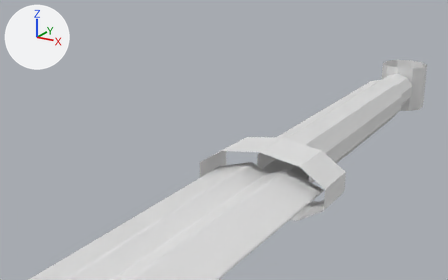
Renders of the Blender file tutorial_sword.blend from each side of a commit.
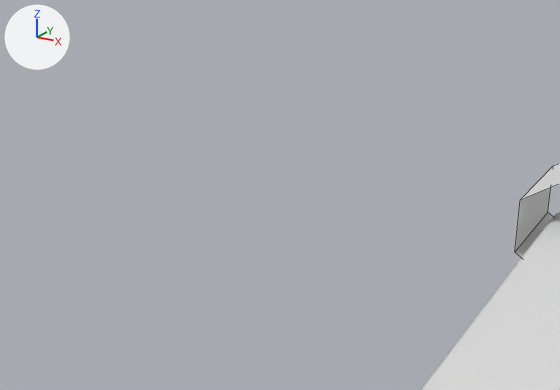
Old and new are each drawn whole from a camera (50 mm lens) standing at (1.004, 3.828, 0.897) and looking at (-0.545, 6.365, -0.103) and again close up from a camera (50 mm lens) standing at (-0.008, 4.648, 0.4) and looking at (-0.546, 5.53, 0.052). The axes (+X, +Y, +Z) are drawn at upper left. The lights are the same throughout. The close-ups show mesh edges as thin lines.

Script lines for the objects in view, before the commit:
```python
me_cube = bpy.data.meshes.new('Cube')
me_cube.from_pydata(...)  # 81 vertices, 72 faces; spans x -1.0..1.0, y -1.0..5.8, z -0.72..0.72
me_cube.polygons.foreach_set('use_smooth', [True] * 72)
me_cube.materials.append(mat_material)  # white #e7e7e7
me_cylinder_001 = bpy.data.meshes.new('Cylinder.001')
me_cylinder_001.from_pydata(...)  # 20 vertices, 10 faces; spans x -0.95..0.95, y -1.0..1.0, z -1.0..1.0
ob_cube = bpy.data.objects.new('Cube', me_cube)
ob_cube.location = (0.0, 0.0, 0.0)
ob_cube.scale = (0.18, 1.0, 0.06)
_m = ob_cube.modifiers.new('Subdivision', 'SUBSURF')
_m.subdivision_type = 'SIMPLE'
_m.levels = 2
_m = ob_cube.modifiers.new('Subdivision.001', 'SUBSURF')
_m.render_levels = 1
_m = ob_cube.modifiers.new('SimpleDeform', 'SIMPLE_DEFORM')
_m.deform_method = 'TAPER'
_m.deform_axis = 'Y'
_m.factor = 0.35
_m.angle = 0.35
ob_cylinder = bpy.data.objects.new('Cylinder', me_cylinder_001)
ob_cylinder.location = (0.0, 5.82, 0.0)
ob_cylinder.rotation_euler = (1.571, 0.0, 0.0)  # degrees (90, 0, 0)
ob_cylinder.scale = (0.275, 0.13, 0.1)
```
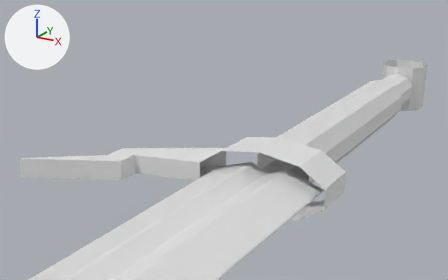
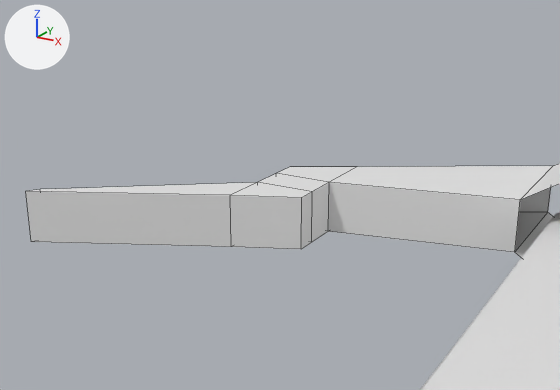
Where the change shows, as pixel boxes [x1, y1, x2, y2] in the close-ups (560 x 390 px):
'Cylinder', reshaped
    before: [515, 163, 560, 258]
    after: [26, 163, 560, 258]
part 1 of me_cylinder_001, built on
    before: [515, 187, 551, 251]
    after: [26, 166, 553, 252]

Edits to the bpy script that builds the scene:
```text
Change me_cylinder_001:
    used by ob_cylinder; location = (0.0, 5.82, 0.0); rotation_euler = (1.571, 0.0, 0.0), in degrees (90, 0, 0); scale = (0.275, 0.13, 0.1)
    remove me_cylinder_001.from_pydata(...)  # 20 vertices, 10 faces; spans x -0.95..0.95, y -1.0..1.0, z -1.0..1.0
    add me_cylinder_001.from_pydata(...)  # 40 vertices, 30 faces; spans x -3.25..0.95, y -1.0..1.0, z -1.0..4.39
    me_cylinder_001 part 1
    1 face is deleted
    10 vertices are added at x -3.25..-1.94, y -0.31, z 0.7..4.39
    10 new vertices lie (0.0, 0.62, 0.0) away from vertices in x -3.25..-1.94, y -0.31, z 0.7..4.39
    21 new faces join them
```
